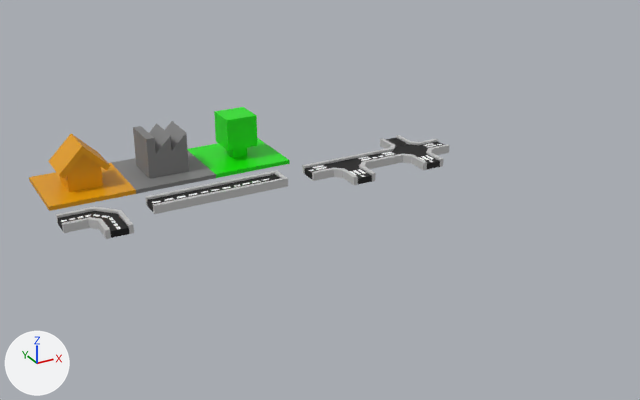
A saved change to the Blender file assets/models/tiles.blend.
The view is the same before and after, from a 50 mm camera at (-0.0441, -0.197, 0.0817) aimed at (0.0514, -0.0235, -0.0051). The axes (+X, +Y, +Z) are drawn at lower left. The lights are the same throughout.

Names of what the first picture shows: 'Cube', 'Cube.001', 'Cube.002', 'road_cross_3', 'road_cross_4', 'road_straight', 'road_stub', 'road_turn'.
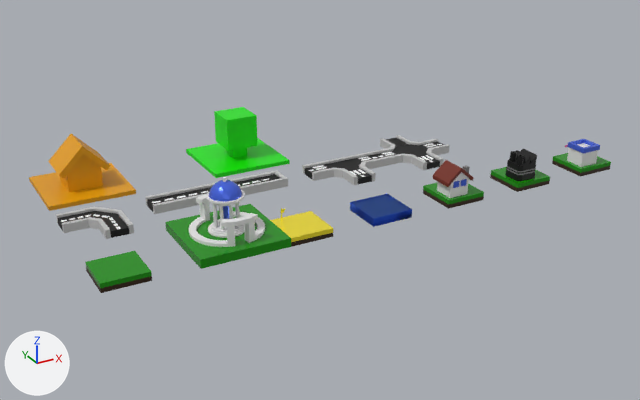
Changed parts and their boxes [x1, y1, x2, y2] in the pictures (640 x 400 px):
'Cube.001', hidden: before [111, 121, 216, 194]
'Cube.004', added (green): after [165, 204, 291, 269]
'Cube.003', added (green): after [85, 251, 152, 293]
'house_tile', added: after [423, 160, 484, 209]
'Cylinder.001', added: after [189, 194, 265, 247]
'factory_tile', added: after [490, 149, 550, 192]
'shop_tile', added: after [552, 139, 611, 176]
'water', added: after [350, 194, 412, 227]
'field', added (yellow): after [270, 211, 333, 247]
'Icosphere', added (blue): after [209, 180, 242, 201]
'Cylinder', added: after [206, 190, 245, 238]
'Cylinder.003', added: after [213, 203, 240, 230]
'Cylinder.005', added: after [223, 206, 230, 219]
'1_zboz', added: after [281, 208, 285, 221]
'Cylinder.004', added: after [223, 177, 227, 182]

Diff of the bpy script that builds the scene:
```diff
--- a/assets/models/tiles.blend.py
+++ b/assets/models/tiles.blend.py
@@ mat_water @@
+mat_water = bpy.data.materials.new('water')
+mat_water.use_nodes = True; mat_water.node_tree.nodes.clear()
+_N = mat_water.node_tree.nodes; _L = mat_water.node_tree.links
+n0 = _N.new('ShaderNodeOutputMaterial'); n0.name = 'Material Output'
+n1 = _N.new('ShaderNodeBsdfGlass'); n1.name = 'Glass BSDF'
+n1.distribution = 'BECKMANN'
+n1.inputs[0].default_value = (0.331, 0.527, 1.0, 1.0)  # 'Color', blue #9cc0ff
+n1.inputs[1].default_value = 0.316  # 'Roughness'
+n1.inputs[2].default_value = 1.45  # 'IOR'
+_L.new(n1.outputs[0], n0.inputs[0])  # 'BSDF' to 'Surface'
@@ ob_cube_001 @@
 ob_cube_001.scale = (0.01, 0.01, 0.001)
+ob_cube_001.hide_set(True)
@@ ob_icosphere @@
+ob_icosphere = bpy.data.objects.new('Icosphere', me_icosphere)  # 91 vertices, 160 faces; spans x -0.0035..0.0035, y -0.0035..0.0035, z 0.00033..0.00383; in mat_sapphire (blue #486ae7)
+ob_icosphere.location = (0.02, -0.04, 0.0083)
@@ ob_cylinder_005 @@
+ob_cylinder_005 = bpy.data.objects.new('Cylinder.005', me_cylinder_004)  # 36 vertices, 32 faces; spans x -0.00035..0.00035, y -0.0004..0.0004, z -0.0015..0.0015; in mat_sapphire (blue #486ae7)
+ob_cylinder_005.location = (0.02, -0.04, 0.0047)
+ob_cylinder_005.scale = (3.0, 3.0, 2.21)
@@ ob_cylinder_004 @@
+ob_cylinder_004 = bpy.data.objects.new('Cylinder.004', me_cylinder_005)  # a 6-sided cylinder along z spanning x -0.00035..0.00035, y -0.0004..0.0004, z -0.0015..0.0015; in mat_concrete (white #e7e7e7)
+ob_cylinder_004.location = (0.02, -0.04, 0.0119)
+ob_cylinder_004.scale = (1.0, 1.0, 0.578)
@@ ob_cylinder_003 @@
+ob_cylinder_003 = bpy.data.objects.new('Cylinder.003', me_cylinder_003)  # a 6-sided cylinder along z spanning x -0.00287..-0.00218, y -0.0004..0.0004, z -0.0015..0.0015; a 6-sided cylinder along z spanning x 0.00218..0.00287, y -0.0004..0.0004, z -0.0015..0.0015; a 6-sided cylinder along z spanning x -0.00217..-0.0014, y -0.00217..-0.0014, z -0.0015..0.0015; a 6-sided cylinder along z spanning x 0.0014..0.00217, y 0.0014..0.00217, z -0.0015..0.0015; a 6-sided cylinder along z spanning x -0.0004..0.0004, y -0.00287..-0.00218, z -0.0015..0.0015; a 6-sided cylinder along z spanning x -0.0004..0.0004, y 0.00218..0.00287, z -0.0015..0.0015; a 6-sided cylinder along z spanning x 0.0014..0.00217, y -0.00217..-0.0014, z -0.0015..0.0015; a 6-sided cylinder along z spanning x -0.00217..-0.0014, y 0.0014..0.00217, z -0.0015..0.0015
+ob_cylinder_003.location = (0.02, -0.04, 0.0049)
+ob_cylinder_003.scale = (1.0, 1.0, 2.05)
@@ ob_cylinder_001 @@
+ob_cylinder_001 = bpy.data.objects.new('Cylinder.001', me_cylinder_001)  # 176 vertices, 150 faces; spans x -0.008..0.008, y -0.008..0.008, z -0.0004..0.0064; in mat_concrete (white #e7e7e7)
+ob_cylinder_001.location = (0.02, -0.04, 0.0)
@@ ob_cylinder @@
+ob_cylinder = bpy.data.objects.new('Cylinder', me_cylinder)  # 388 vertices, 344 faces; spans x -0.004..0.004, y -0.004..0.004, z 0.0011..0.00903; in mat_concrete (white #e7e7e7)
+ob_cylinder.location = (0.02, -0.04, 0.0)
@@ ob_cube_004 @@
+ob_cube_004 = bpy.data.objects.new('Cube.004', me_cube_009)  # 98 vertices, 108 faces; spans x -0.01..0.01, y -0.01..0.01, z -0.001..0.001; in mat_grass (green #1c9c07)
+ob_cube_004.location = (0.02, -0.04, 0.0)
@@ ob_shop_tile @@
+ob_shop_tile = bpy.data.objects.new('shop_tile', me_cube_018)  # 110 vertices, 102 faces; spans x -0.00999..0.0, y -0.01..0.0, z -0.001..0.0059; in mat_grass (green #1c9c07), mat_dirt (brown #362511), mat_sapphire (blue #486ae7), mat_concrete (white #e7e7e7), mat_pink (pink #e756a3), mat_grey_dark (black #000000), mat_wooden (brown #4c300d)
+ob_shop_tile.location = (0.12, -0.04, 0.0)
@@ ob_factory_tile @@
+ob_factory_tile = bpy.data.objects.new('factory_tile', me_cube_017)  # 178 vertices, 165 faces; spans x -0.00999..0.0, y -0.01..0.0, z -0.002..0.00608; in mat_grass (green #1c9c07), mat_dirt (brown #362511), mat_grey_dark (black #000000), mat_grey (grey #7f7f7f)
+ob_factory_tile.location = (0.1, -0.04, 0.001)
@@ ob_house_tile @@
+ob_house_tile = bpy.data.objects.new('house_tile', me_cube_015)  # 150 vertices, 138 faces; spans x -0.01001..0.0, y -0.01..0.0, z -0.002..0.00701; in mat_sapphire (blue #486ae7), mat_grass (green #1c9c07), mat_dirt (brown #362511), mat_concrete (white #e7e7e7), mat_roof (dark red #732715), mat_grey (grey #7f7f7f), mat_wooden (brown #4c300d)
+ob_house_tile.location = (0.08, -0.04, 0.001)
@@ ob_water @@
+ob_water = bpy.data.objects.new('water', me_cube_012)  # 44 vertices, 42 faces; spans x -0.00999..0.0, y -0.01..0.0, z -0.001..0.001
+ob_water.location = (0.06, -0.04, 0.0)
@@ ob_1_zboz @@
+ob_1_zboz = bpy.data.objects.new('1_zboz', me_cube_011)  # 28 vertices, 26 faces; spans x -0.00179..0.00036, y -0.0002..0.0002, z -0.00004..0.00792; in mat_field (yellow #ffeb2e)
+ob_1_zboz.location = (0.0328, -0.0414, -0.0001)
+ob_1_zboz.scale = (0.5, 0.5, 0.5)
@@ ob_field @@
+ob_field = bpy.data.objects.new('field', me_cube_010)  # 44 vertices, 42 faces; spans x -0.00999..0.0, y -0.01..0.0, z -0.001..0.001; in mat_field (yellow #ffeb2e), mat_dirt (brown #362511)
+ob_field.location = (0.04, -0.04, 0.0)
@@ ob_cube_003 @@
+ob_cube_003 = bpy.data.objects.new('Cube.003', me_cube_008)  # 44 vertices, 42 faces; spans x -0.00999..0.0, y -0.01..0.0, z -0.001..0.001; in mat_grass (green #1c9c07), mat_dirt (brown #362511)
+ob_cube_003.location = (0.0, -0.04, 0.0)
```
